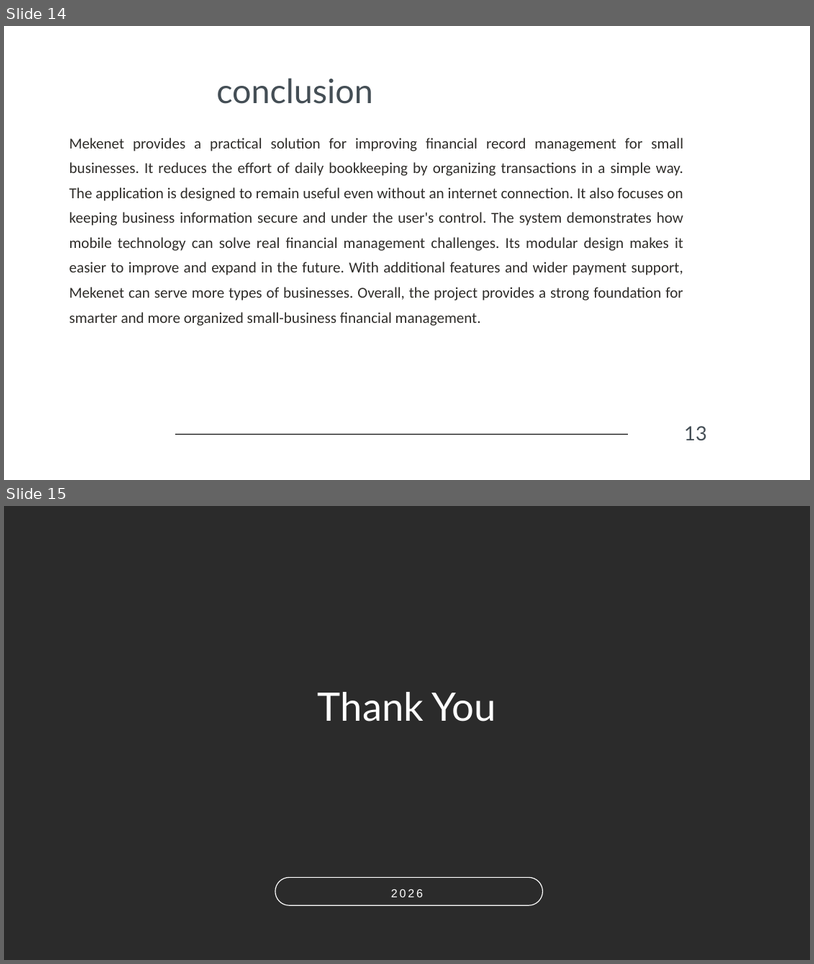
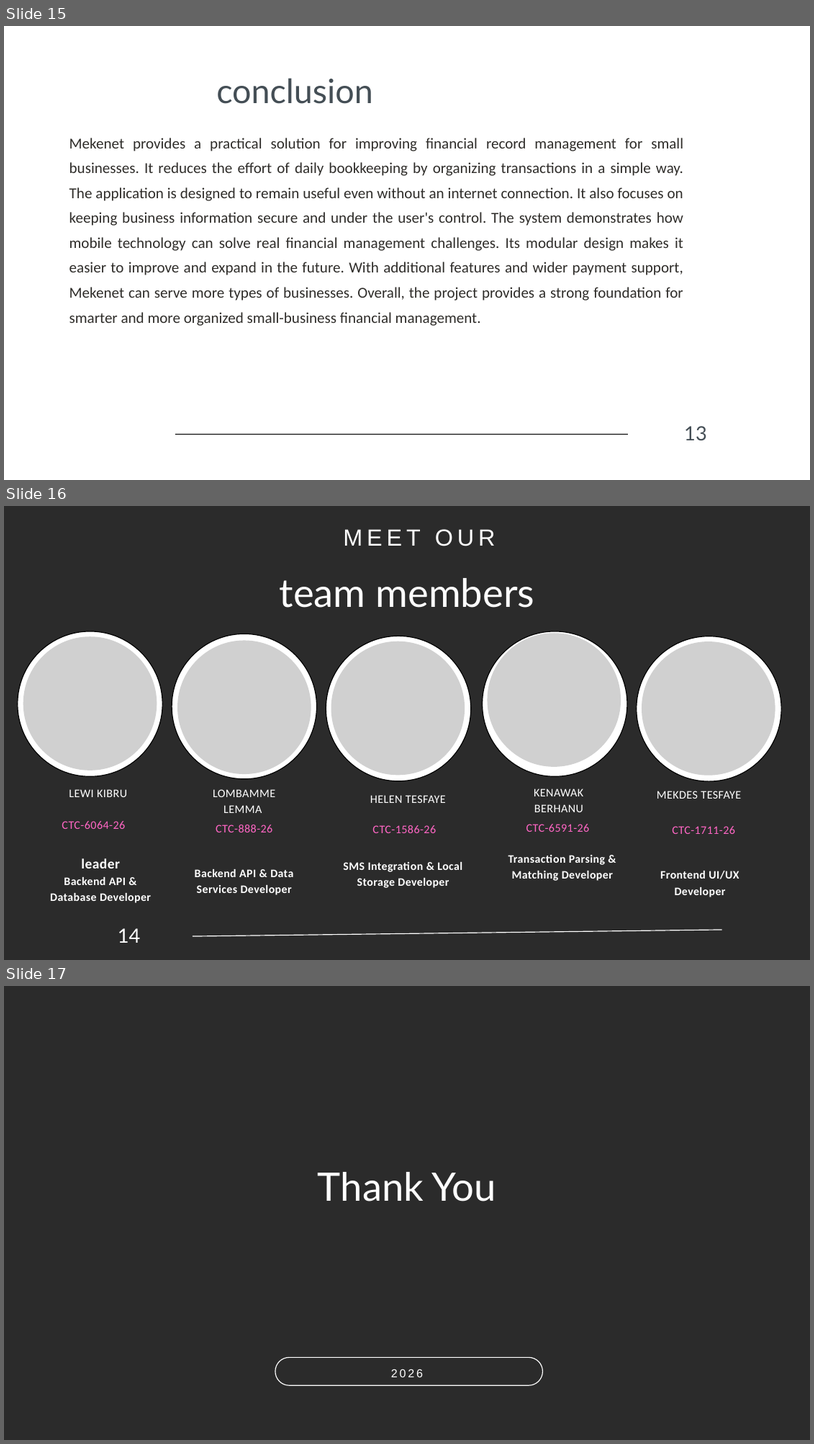
Before and after one commit to LuccianCross/MEKENET, a slide deck: docs/መቀነት (Mekenet).pptx. Shown one above the other, each under a label of ours: slides 14 and 15 before the commit, slides 15, 16 and 17 after it. The pictures are 814x964 and 814x1444 pixels, drawn with LibreOffice and Linux fonts; fonts in the diff are those of the drawing; grey boxes stand for pictures; background and template pictures are left out; a plain dark background stands for a picture behind light text. Boxes give left, top, right and bottom in pixels: in the first picture for what was removed or moved away, otherwise in the second. Text is boxed around its words. In the diff, an @@ line names an element or a change of style, - is before the commit and + after.

```diff
--- a/docs/መቀነት (Mekenet).pptx
+++ b/docs/መቀነት (Mekenet).pptx
@@ slide 16 added at [4, 506, 810, 960], background picture (left out) @@
@@ text added at [343, 529, 496, 546], 41.6 pt, text #FFFFFF @@
+MEET OUR
@@ text added at [280, 578, 535, 608], 70 pt, text #FFFFFF @@
+team members
@@ freeform shape added at [18, 631, 163, 777], fill #FFFFFF, outline #000000 1.5 pt @@
@@ freeform shape added at [172, 634, 317, 779], fill #FFFFFF, outline #000000 1.5 pt @@
@@ freeform shape added at [483, 631, 628, 777], fill #FFFFFF, outline #000000 1.5 pt @@
@@ picture added at [487, 633, 621, 767] @@
@@ picture added at [23, 636, 157, 770] @@
@@ picture added at [178, 640, 311, 774] @@
@@ freeform shape added at [326, 636, 471, 781], fill #FFFFFF, outline #000000 1.5 pt @@
@@ picture added at [332, 641, 465, 775] @@
@@ freeform shape added at [637, 636, 782, 781], fill #FFFFFF, outline #000000 1.5 pt @@
@@ picture added at [642, 641, 775, 775] @@
@@ text added at [69, 789, 127, 797], 20.7 pt, text #FFFFFF @@
+LEWI KIBRU
@@ text added at [213, 789, 275, 813], 20.7 pt, text #FFFFFF @@
+LOMBAMME LEMMA
@@ text added at [370, 795, 446, 803], 20.7 pt, text #FFFFFF @@
+HELEN TESFAYE
@@ text added at [534, 788, 584, 812], 20.7 pt, text #FFFFFF @@
+KENAWAK BERHANU
@@ text added at [657, 790, 741, 798], 20.7 pt, text #FFFFFF @@
+MEKDES TESFAYE
@@ text added at [62, 821, 125, 829], 20.7 pt, text gradient #FF66C4 to #FFDE59 @@
+CTC-6064-26
@@ text added at [216, 824, 273, 832], 20.7 pt, text gradient #FF66C4 to #FFDE59 @@
+CTC-888-26
@@ text added at [373, 825, 436, 833], 20.7 pt, text gradient #FF66C4 to #FFDE59 @@
+CTC-1586-26
@@ text added at [527, 824, 590, 831], 20.7 pt, text gradient #FF66C4 to #FFDE59 @@
+CTC-6591-26
@@ text added at [672, 826, 736, 834], 20.7 pt, text gradient #FF66C4 to #FFDE59 @@
+CTC-1711-26
@@ text added at [50, 858, 151, 903], 20.4 pt, text #FFFFFF, bold @@
+leader
+Backend API & Database Developer
@@ text added at [195, 869, 293, 895], 20.4 pt, text #FFFFFF, bold @@
+Backend API & Data Services Developer
@@ text added at [343, 862, 463, 888], 20.4 pt, text #FFFFFF, bold @@
+SMS Integration & Local Storage Developer
@@ text added at [509, 854, 613, 880], 20.4 pt, text #FFFFFF, bold @@
+Transaction Parsing & Matching Developer
@@ text added at [661, 870, 739, 897], 20.4 pt, text #FFFFFF, bold @@
+Frontend UI/UX Developer
@@ text added at [118, 928, 141, 942], 35 pt, text #FFFFFF @@
+14
@@ line added from (193, 936) to (723, 929), #FFFFFF 1.5 pt @@
@@ what was slide 14 is now slide 15 @@
@@ what was slide 15 is now slide 17 @@
```
Also in this commit, not shown: 2 slides changed, 1 other slide added.
